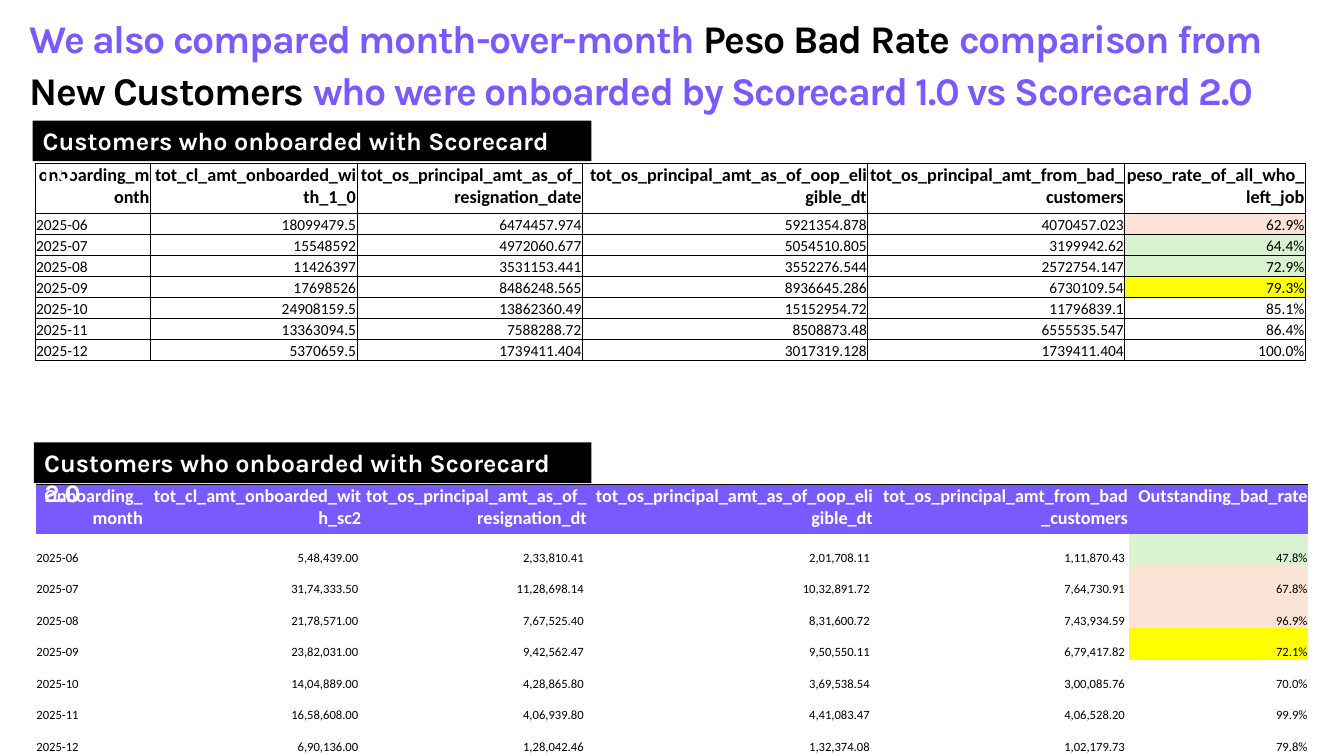
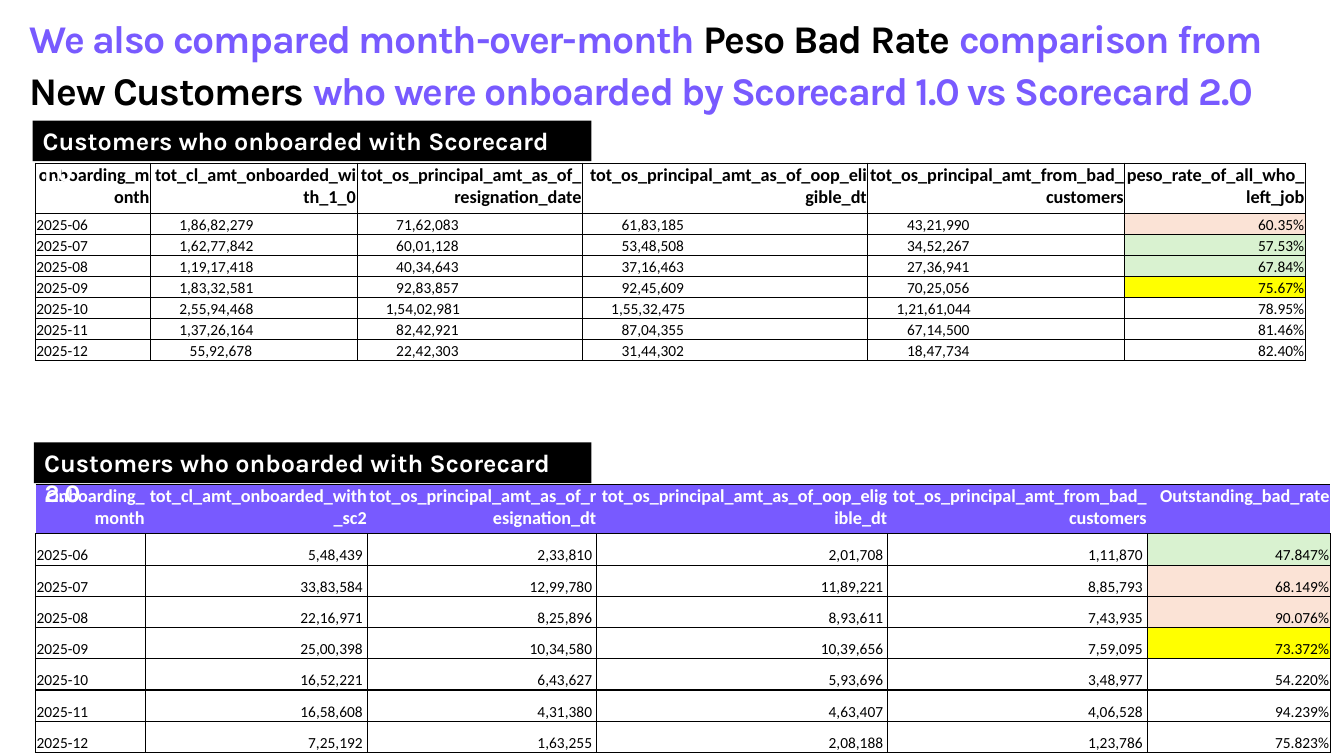
Before and after one commit to dchakroborti-tonik/Tendo_Model_Monitoring_Dashboard, a slide deck: slide 8 of Tendo_Monitoring_data/20260330_Tendo_Model_Monitoring_Dashboards_Requirement_v1.pptx. Drawn at 1344x756 pixels with LibreOffice and Linux fonts; fonts in the diff are those of the drawing. Boxes give left, top, right and bottom in pixels: in the first picture for what was removed or moved away, otherwise in the second. Text is boxed around its words. In the diff, an @@ line names an element or a change of style, - is before the commit and + after.

```diff
--- a/Tendo_Monitoring_data/20260330_Tendo_Model_Monitoring_Dashboards_Requirement_v1.pptx
+++ b/Tendo_Monitoring_data/20260330_Tendo_Model_Monitoring_Dashboards_Requirement_v1.pptx
@@ table at bbox=[35, 163, 1306, 528] @@
-row 2: 2025-06 | 18099479.5 | 6474457.974 | 5921354.878 | 4070457.023 | 62.9%
+row 2: 2025-06 | 1,86,82,279 | 71,62,083 | 61,83,185 | 43,21,990 | 60.35%
-row 3: 2025-07 | 15548592 | 4972060.677 | 5054510.805 | 3199942.62 | 64.4%
+row 3: 2025-07 | 1,62,77,842 | 60,01,128 | 53,48,508 | 34,52,267 | 57.53%
-row 4: 2025-08 | 11426397 | 3531153.441 | 3552276.544 | 2572754.147 | 72.9%
+row 4: 2025-08 | 1,19,17,418 | 40,34,643 | 37,16,463 | 27,36,941 | 67.84%
-row 5: 2025-09 | 17698526 | 8486248.565 | 8936645.286 | 6730109.54 | 79.3%
+row 5: 2025-09 | 1,83,32,581 | 92,83,857 | 92,45,609 | 70,25,056 | 75.67%
-row 6: 2025-10 | 24908159.5 | 13862360.49 | 15152954.72 | 11796839.1 | 85.1%
+row 6: 2025-10 | 2,55,94,468 | 1,54,02,981 | 1,55,32,475 | 1,21,61,044 | 78.95%
-row 7: 2025-11 | 13363094.5 | 7588288.72 | 8508873.48 | 6555535.547 | 86.4%
+row 7: 2025-11 | 1,37,26,164 | 82,42,921 | 87,04,355 | 67,14,500 | 81.46%
-row 8: 2025-12 | 5370659.5 | 1739411.404 | 3017319.128 | 1739411.404 | 100.0%
+row 8: 2025-12 | 55,92,678 | 22,42,303 | 31,44,302 | 18,47,734 | 82.40%
@@ table at bbox=[35, 485, 1329, 756] @@
-row 2: 2025-06 | 5,48,439.00 | 2,33,810.41 | 2,01,708.11 | 1,11,870.43 | 47.8%
+row 2: 2025-06 | 5,48,439 | 2,33,810 | 2,01,708 | 1,11,870 | 47.847%
-row 3: 2025-07 | 31,74,333.50 | 11,28,698.14 | 10,32,891.72 | 7,64,730.91 | 67.8%
+row 3: 2025-07 | 33,83,584 | 12,99,780 | 11,89,221 | 8,85,793 | 68.149%
-row 4: 2025-08 | 21,78,571.00 | 7,67,525.40 | 8,31,600.72 | 7,43,934.59 | 96.9%
+row 4: 2025-08 | 22,16,971 | 8,25,896 | 8,93,611 | 7,43,935 | 90.076%
-row 5: 2025-09 | 23,82,031.00 | 9,42,562.47 | 9,50,550.11 | 6,79,417.82 | 72.1%
+row 5: 2025-09 | 25,00,398 | 10,34,580 | 10,39,656 | 7,59,095 | 73.372%
-row 6: 2025-10 | 14,04,889.00 | 4,28,865.80 | 3,69,538.54 | 3,00,085.76 | 70.0%
+row 6: 2025-10 | 16,52,221 | 6,43,627 | 5,93,696 | 3,48,977 | 54.220%
-row 7: 2025-11 | 16,58,608.00 | 4,06,939.80 | 4,41,083.47 | 4,06,528.20 | 99.9%
+row 7: 2025-11 | 16,58,608 | 4,31,380 | 4,63,407 | 4,06,528 | 94.239%
-row 8: 2025-12 | 6,90,136.00 | 1,28,042.46 | 1,32,374.08 | 1,02,179.73 | 79.8%
+row 8: 2025-12 | 7,25,192 | 1,63,255 | 2,08,188 | 1,23,786 | 75.823%
@@ size 9 to 11 pt in "2025-06", "2025-07", "2025-08", "2025-09" and 3 more places @@
@@ borders changed @@
@@ table: place and size @@
-table at bbox=[35, 485, 1309, 756]
+table at bbox=[35, 485, 1329, 756]
```
Also in this commit, not shown: 1 other slide changed, 8 other files.
